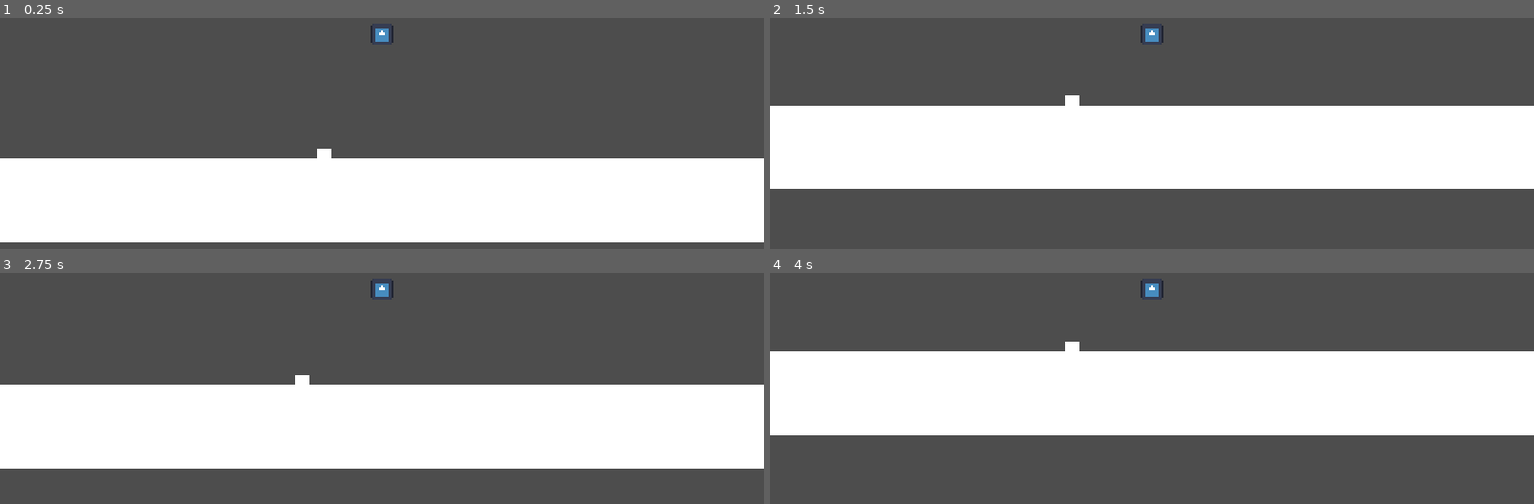
Above: before the commit, frames 1-4 (two rows, left to right).
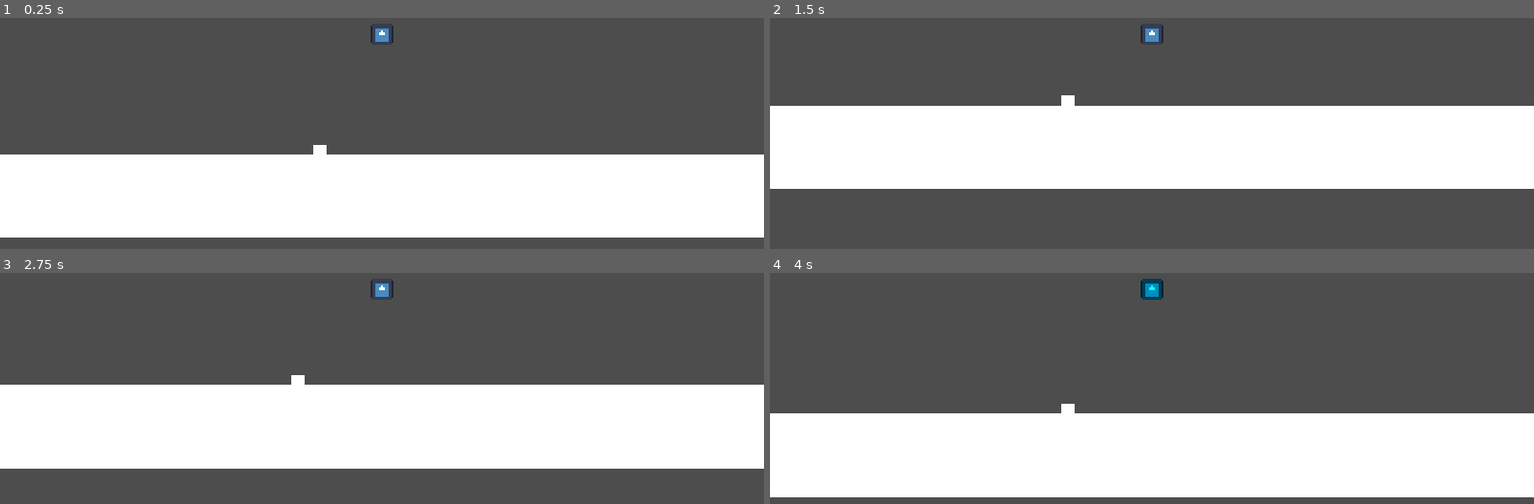
Above: after the commit, the same moments.

Repository: idi0cy/some-platformer
Game: Godot game, scene res://scenes/random_testing.tscn
Two runs of this game, one before a commit and one after it. Both use one fixed random seed, a clock stepped at 60 frames per second and the inputs below. The engine's default icon, where the game draws it, is replaced by a stand-in: a white triangle on a blue panel in a dark square.
Inputs (mouse positions are in pixels of both pictures, inside the frame that each line leads up to):
- Up to frame 1 (0.25 s): no input
- Up to frame 2 (1.5 s): tap Enter at 0.5 s; move the mouse to (outside the picture) at 0.52 s; hold Right from 0.53 s (still down); tap A (a) at 0.6 s; click (outside the picture) at 0.67 s; tap Up at 0.77 s; tap D (d) at 0.8, 1.35 s; tap Space (space) at 1.25 s; move the mouse to (999, 54) at 1.27 s
- Up to frame 3 (2.75 s): tap Up at 1.52 s; tap S (s) at 1.55, 2.1 s; move the mouse to (outside the picture) at 2.02 s; release Right at 2.03 s; hold Left from 2.03 s (still down); tap Space (space) at 2.3 s
- Up to frame 4 (4 s): move the mouse to (1113, 374) at 2.77 s; release Left at 2.78 s; hold Right from 2.78 s (still down); tap Space (space) at 2.85 s; click (1113, 374) at 2.92 s; tap Up at 3.02, 3.77 s; tap W (w) at 3.05, 3.6 s; tap Enter at 3.5 s; move the mouse to (1381, 353) at 3.52 s; tap Shift (dash, bound only after the commit) at 3.8 s

The runs differ from the first frame. In frame 1, 3.7% of the frame differs, in the area x 0-100%, y 54-98%; in frame 2, less than 0.1%; in frame 3, less than 0.1%; in frame 4, 54%, in the area x 0-100%, y 2-98%.

Commit message:
some sort of a dashing system worked out

Diff:
--- a/crucible-of-achlyss/project.godot
+++ b/crucible-of-achlyss/project.godot
@@ -51,6 +51,11 @@
 "events": [Object(InputEventKey,"resource_local_to_scene":false,"resource_name":"","device":-1,"window_id":0,"alt_press …(191 unchanged characters)…
 ]
 }
+dash={
+"deadzone": 0.2,
+"events": [Object(InputEventKey,"resource_local_to_scene":false,"resource_name":"","device":-1,"window_id":0,"alt_pressed":false,"shift_pressed":false,"ctrl_pressed":false,"meta_pressed":false,"pressed":false,"keycode":0,"physical_keycode":4194325,"key_label":0,"unicode":0,"location":0,"echo":false,"script":null)
+]
+}
 
 [physics]
 
--- a/crucible-of-achlyss/scenes/random_testing.tscn
+++ b/crucible-of-achlyss/scenes/random_testing.tscn
@@ -6,7 +6,7 @@
 [node name="testingEnv" type="Node2D" unique_id=1161666507]
 
 [node name="Player" parent="." unique_id=912380446 instance=ExtResource("1_4ckl3")]
-position = Vector2(577, 321)
+position = Vector2(583, 327)
 
 [node name="Platform" parent="." unique_id=304735604 instance=ExtResource("2_1xtuw")]
 position = Vector2(526, 604)
--- a/crucible-of-achlyss/scripts/entities/player.gd
+++ b/crucible-of-achlyss/scripts/entities/player.gd
@@ -2,30 +2,50 @@
 
 const UP = Vector2(0, -1)
 const speed = 500
+const dashSpeed = 1500
 
 var doubleJumps = 1
+var dashing = false
 
 func _ready() -> void:
 	pass
 
 func _process(delta: float) -> void:
 	if !(is_on_floor()):
-		velocity += get_gravity() * delta
+		if !dashing:
+			velocity += get_gravity() * delta
 	else:
 		doubleJumps = 1
 
 	#region | Handling jumps
-	if (Input.is_action_just_pressed('space')):
+	if (Input.is_action_just_pressed('space')) && !dashing:
 		if (is_on_floor()):
 			velocity.y -= 500
 		elif (doubleJumps > 0):
 			doubleJumps -= 1
 			velocity.y = 0
 			velocity.y -= 500
+	#endregion
+
+	#region | Handling dashes
+
+	if !dashing && (Input.is_action_just_pressed('dash')):
+		var dashDirection = Input.get_vector("a", "d", "w", "s")
+		var oldVelocity = velocity
+		velocity = dashDirection * dashSpeed
+		dashing = true
+		$Sprite2D.modulate = Color(0.0, 1.0, 1.0, 1.0)
+		await get_tree().create_timer(0.25).timeout
+		dashing = false
+		velocity = oldVelocity
+		$Sprite2D.modulate = Color(1.0, 1.0, 1.0, 1.0)
 
 	#endregion
 
-	var directionX = Input.get_axis('a', 'd')
-	velocity.x = directionX * speed
+	if !dashing:
+		var directionX = Input.get_axis('a', 'd')
+		velocity.x = directionX * speed
+
+	print(get_gravity())
 
 	move_and_slide()
